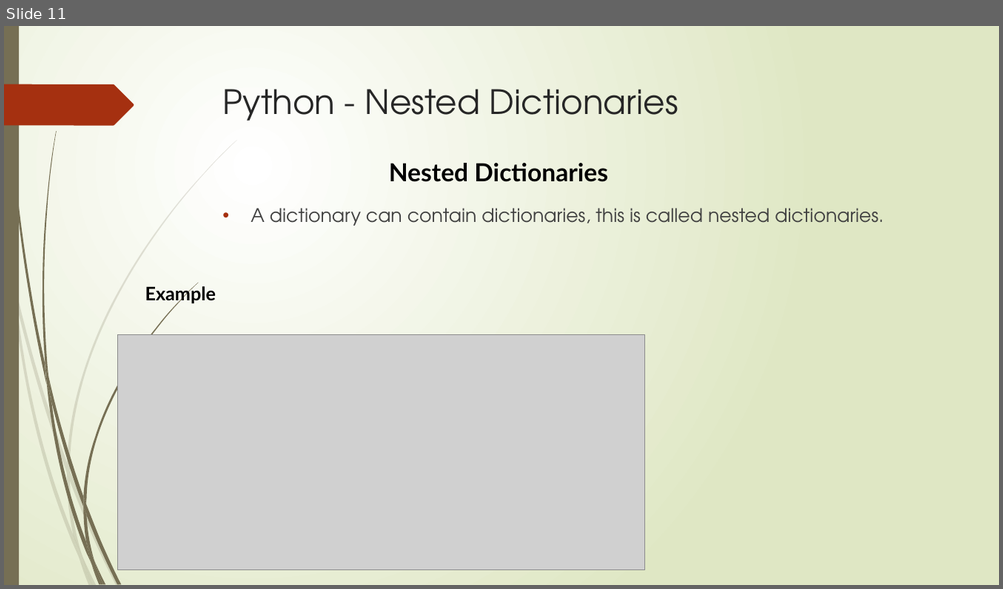
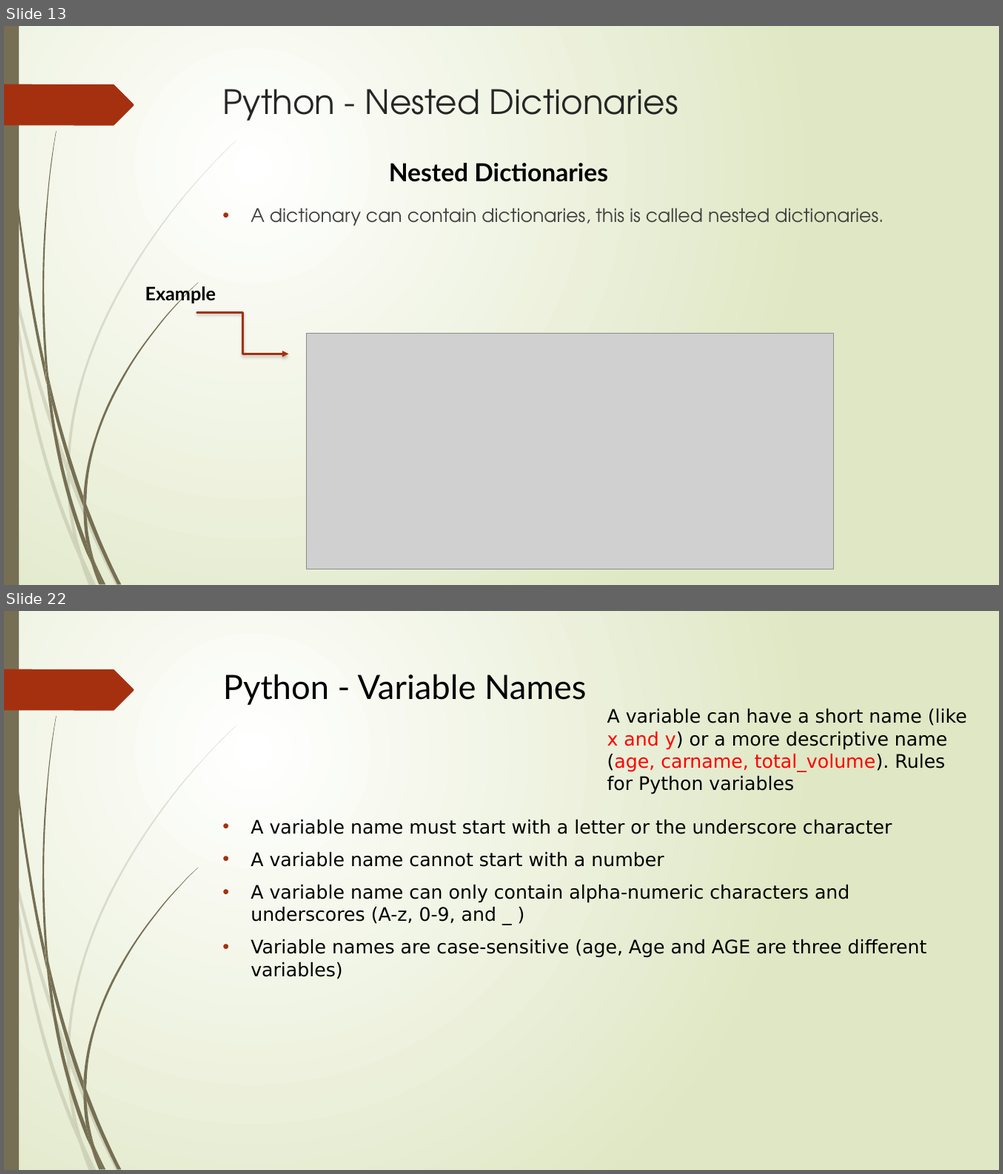
Before and after one commit to reesenacario/cs2022, a slide deck: 4110E240MyjournalinPython.pptx. Shown one above the other, each under a label of ours: slide 11 before the commit, slides 13 and 22 after it; the slides between them are not shown. The pictures are 1003x589 and 1003x1174 pixels, drawn with LibreOffice and Linux fonts; fonts in the diff are those of the drawing; grey boxes stand for pictures. Boxes give left, top, right and bottom in pixels: in the first picture for what was removed or moved away, otherwise in the second. Text is boxed around its words. In the diff, an @@ line names an element or a change of style, - is before the commit and + after.

```diff
--- a/4110E240MyjournalinPython.pptx
+++ b/4110E240MyjournalinPython.pptx
@@ slide 22 added at [4, 611, 999, 1170], background gradient #FFFFFF to #DFE8C4; not listed: 24 template elements that a slide beside it also shows @@
@@ title added at [223, 674, 586, 705], 32.4 pt, text #000000 @@
+Python - Variable Names
@@ text added at [607, 709, 967, 795], 18 pt, text #000000 @@
+A variable can have a short name (like x and y) or a more descriptive name (age, carname, total_volume). Rules for Python variables
@@ text added at [250, 820, 927, 980], 18 pt, text #000000 @@
+• A variable name must start with a letter or the underscore character
+• A variable name cannot start with a number
+• A variable name can only contain alpha-numeric characters and underscores (A-z, 0-9, and _ )
+• Variable names are case-sensitive (age, Age and AGE are three different variables)
@@ what was slide 11 is now slide 13 @@
@@ slide 13 changed as well @@
@@ elbow arrow added from (196, 312) to (288, 355), #A53010 1.75 pt @@
@@ picture: place and size @@
-picture at [117, 335, 645, 571]
+picture at [306, 334, 834, 570]
```
Also in this commit, not shown: 7 other slides changed, 88 other slides added, 1 slide removed.
